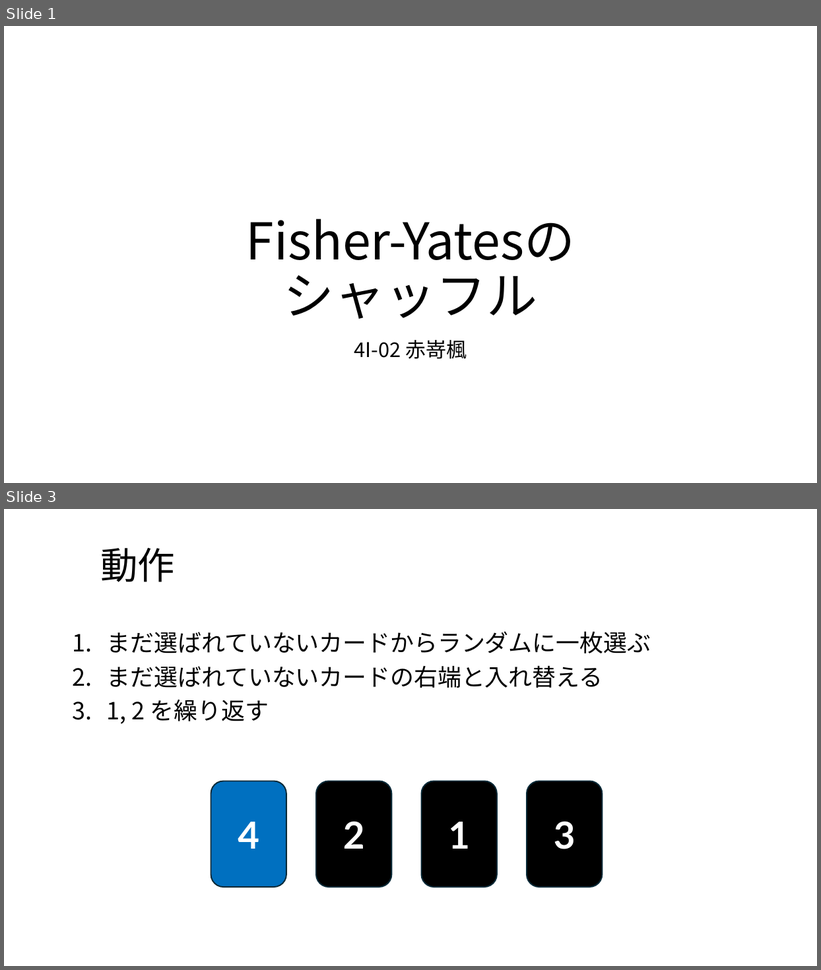
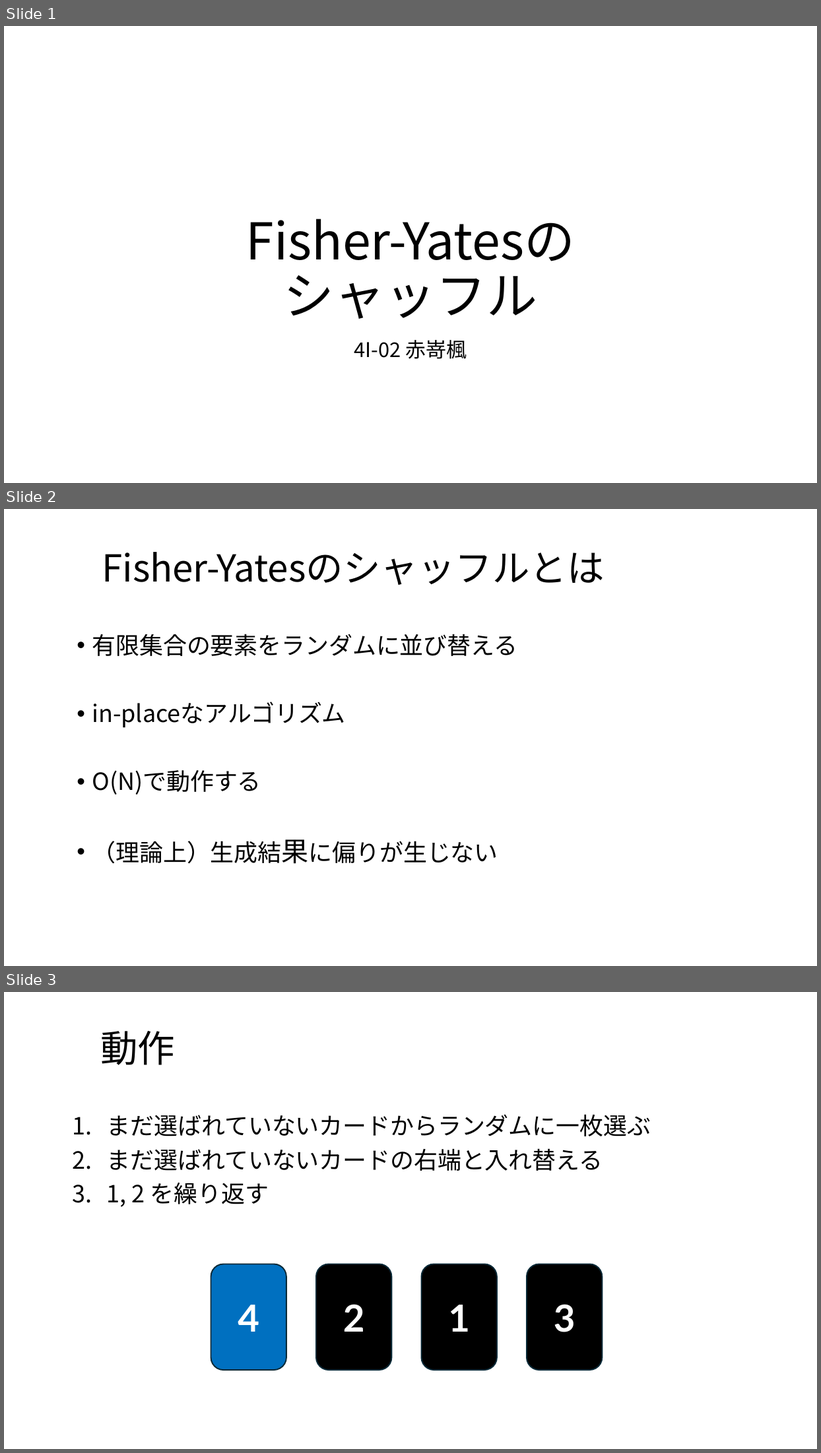
Before and after one commit to ykNe0372/Fisher-Yates, a slide deck: Fisher-Yates発表用.pptx. Shown one above the other, each under a label of ours: slides 1 and 3 before the commit, slides 1, 2 and 3 after it; the slides between them are not shown. The pictures are 821x970 and 821x1453 pixels, drawn with LibreOffice and Linux fonts; fonts in the diff are those of the drawing; background and template pictures are left out. Boxes give left, top, right and bottom in pixels: in the first picture for what was removed or moved away, otherwise in the second. Text is boxed around its words. In the diff, an @@ line names an element or a change of style, - is before the commit and + after.

```diff
--- a/Fisher-Yates発表用.pptx
+++ b/Fisher-Yates発表用.pptx
@@ slide 2 added at box(4, 509, 817, 966), background picture (left out) @@
@@ title added at box(102, 552, 604, 585), 44 pt, text #000000 @@
+Fisher-Yatesのシャッフルとは
@@ text added at box(92, 634, 518, 864), 28 pt, text #000000 @@
+• 有限集合の要素をランダムに並び替える
+• in-placeなアルゴリズム
+• O(N)で動作する
+• （理論上）生成結果に偏りが生じない
```
Also in this commit, not shown: 1 slide changed, 1 other slide added, 1 slide removed.
